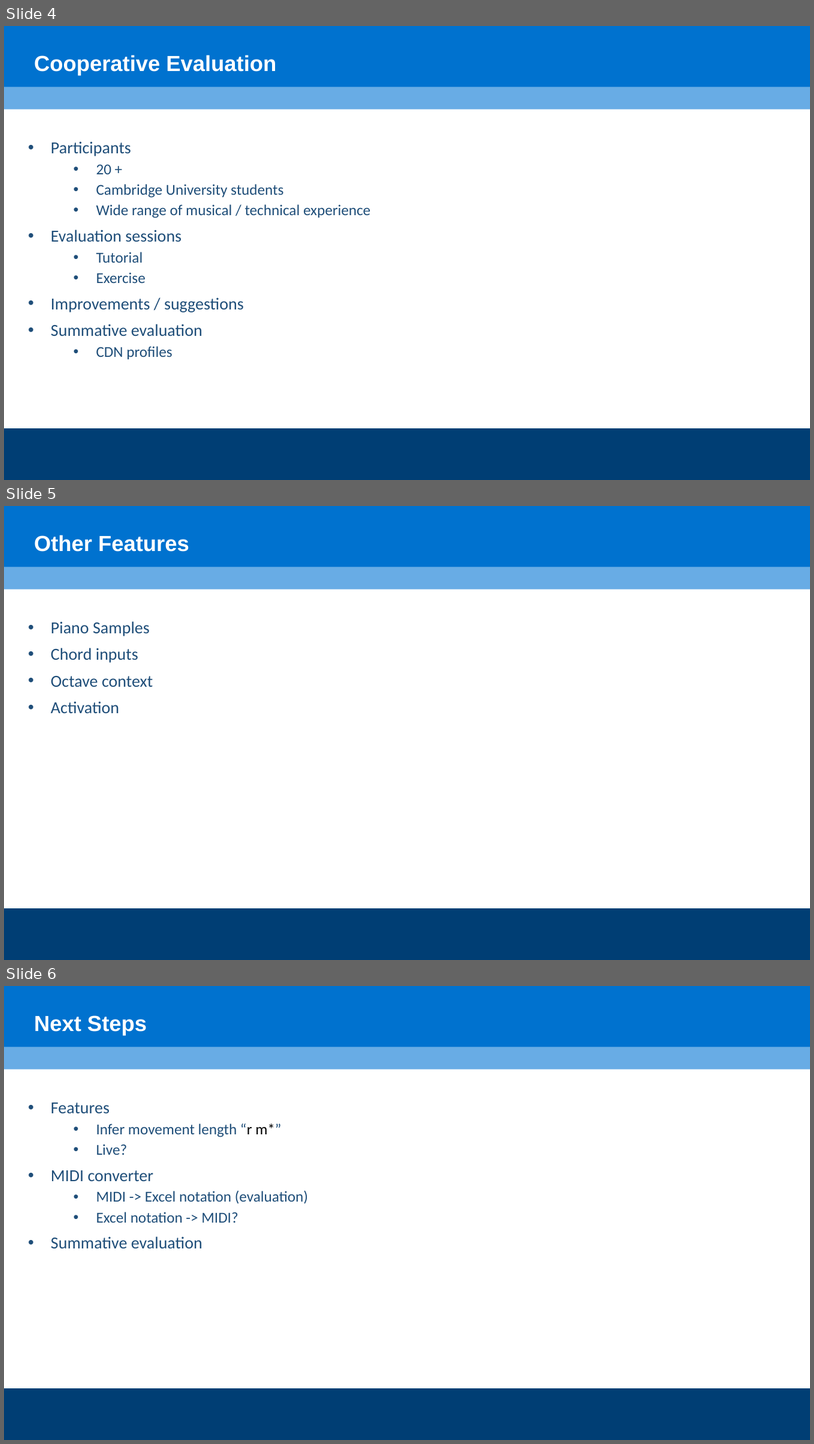
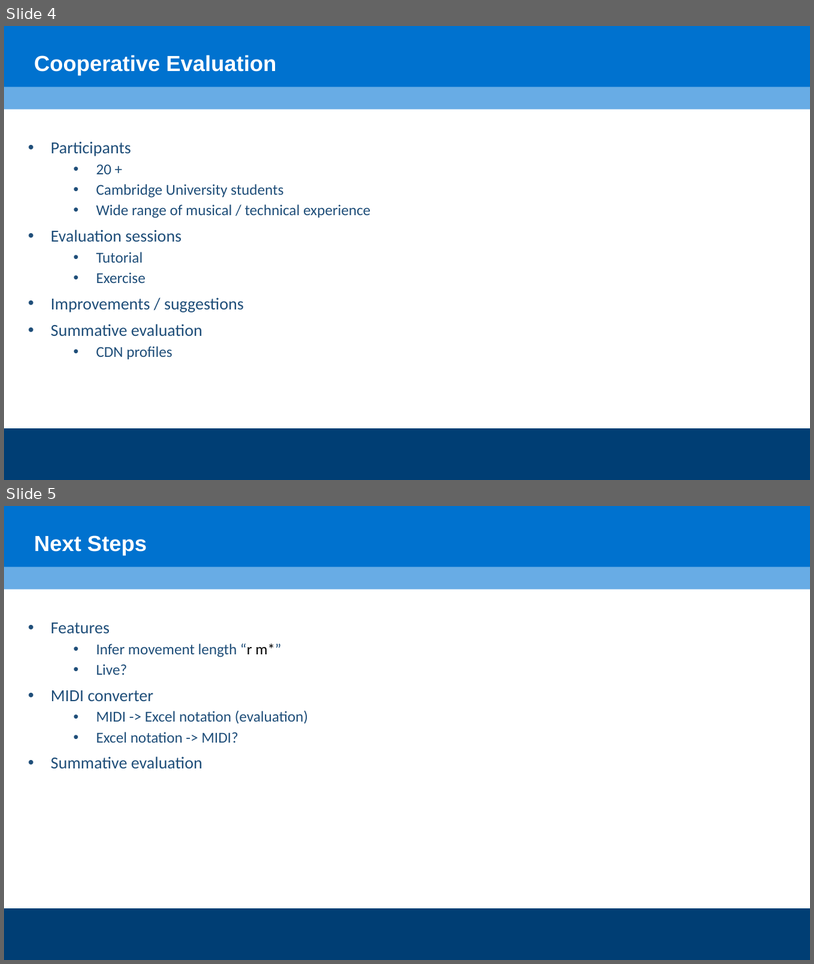
Before and after one commit to hmattinson/Dissertation_Excello, a slide deck: Documents/Presentation.pptx. Shown one above the other, each under a label of ours: slides 4, 5 and 6 before the commit, slides 4 and 5 after it. The pictures are 814x1444 and 814x964 pixels, drawn with LibreOffice and Linux fonts; fonts in the diff are those of the drawing; background and template pictures are left out. Boxes give left, top, right and bottom in pixels: in the first picture for what was removed or moved away, otherwise in the second. Text is boxed around its words. In the diff, an @@ line names an element or a change of style, - is before the commit and + after.

```diff
--- a/Documents/Presentation.pptx
+++ b/Documents/Presentation.pptx
@@ slide 5 removed at (x1=4, y1=506, x2=810, y2=960), background #FFFFFF; not listed: 3 template elements that a slide beside it also shows @@
@@ text removed at (x1=34, y1=535, x2=189, y2=552) @@
-Other Features
@@ text removed at (x1=51, y1=621, x2=153, y2=713) @@
-• Piano Samples
-• Chord inputs
-• Octave context
-• Activation
@@ what was slide 6 is now slide 5 @@
```
Also in this commit, not shown: 18 other files.
